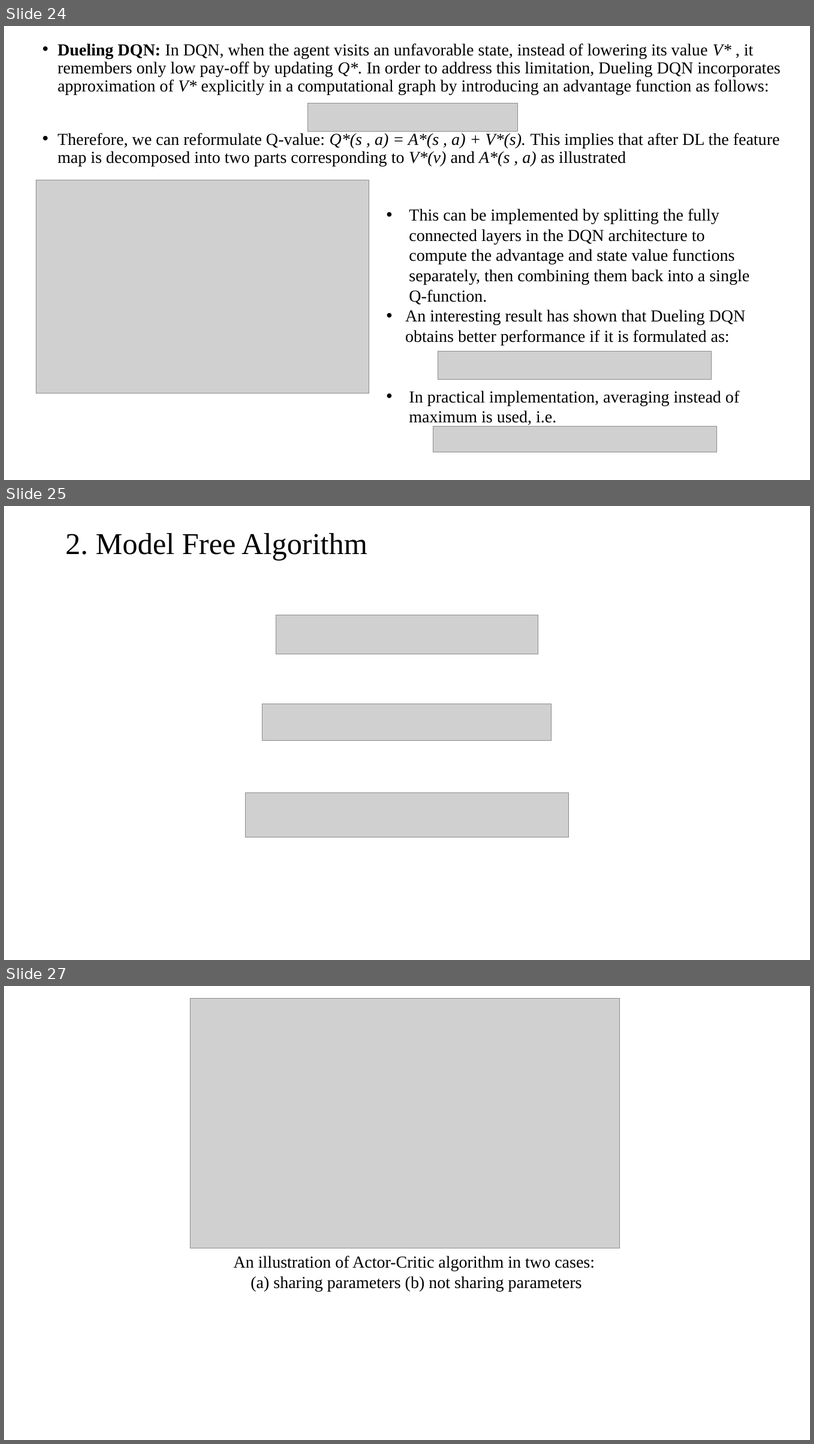
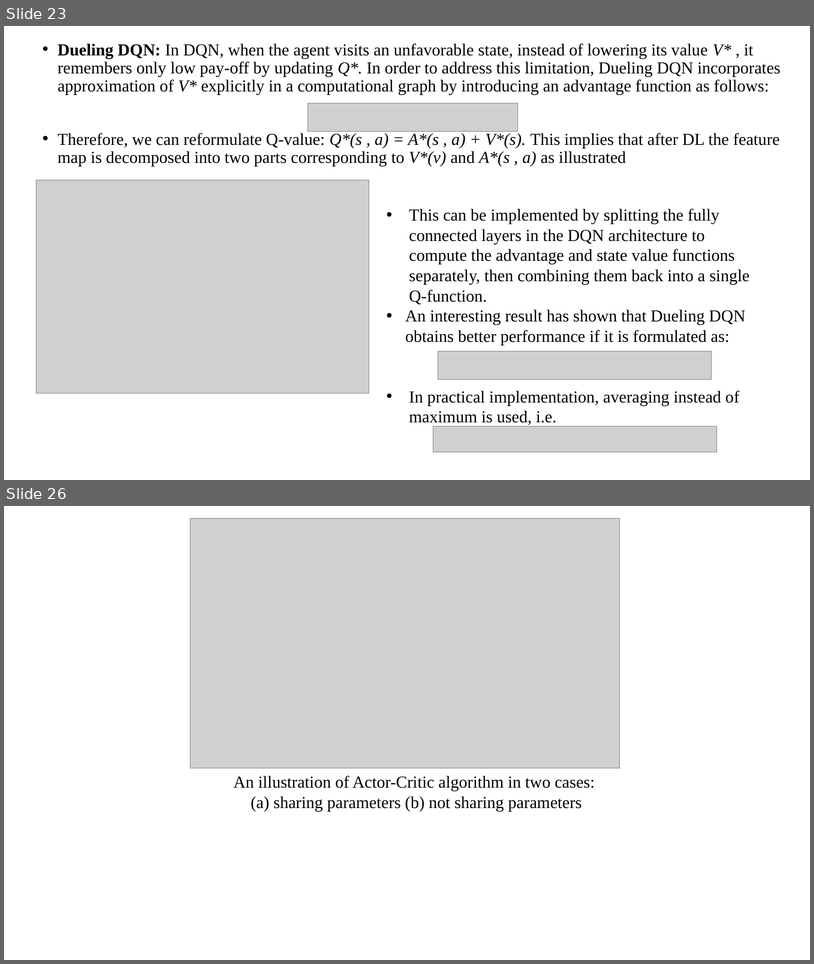
Before and after one commit to mlnewbie1996/Dissertation-MTech, a slide deck: Phase_I/Dissertation_Phase1.pptx. Shown one above the other, each under a label of ours: slides 24, 25 and 27 before the commit, slides 23 and 26 after it; the slides between them are not shown. The pictures are 814x1444 and 814x964 pixels, drawn with LibreOffice and Linux fonts; fonts in the diff are those of the drawing; grey boxes stand for pictures. Boxes give left, top, right and bottom in pixels: in the first picture for what was removed or moved away, otherwise in the second. Text is boxed around its words. In the diff, an @@ line names an element or a change of style, - is before the commit and + after.

```diff
--- a/Phase_I/Dissertation_Phase1.pptx
+++ b/Phase_I/Dissertation_Phase1.pptx
@@ slide 25 removed at (4,506,810,960), background #FFFFFF @@
@@ title removed at (65,533,368,561) @@
-2. Model Free Algorithm
@@ picture removed at (276,615,539,654) @@
@@ picture removed at (263,704,551,741) @@
@@ picture removed at (245,793,569,838) @@
@@ what was slide 24 is now slide 23 @@
@@ what was slide 27 is now slide 26 @@
```
Also in this commit, not shown: 8 slides changed, 2 slides added, 2 other slides removed, 17 other files.
